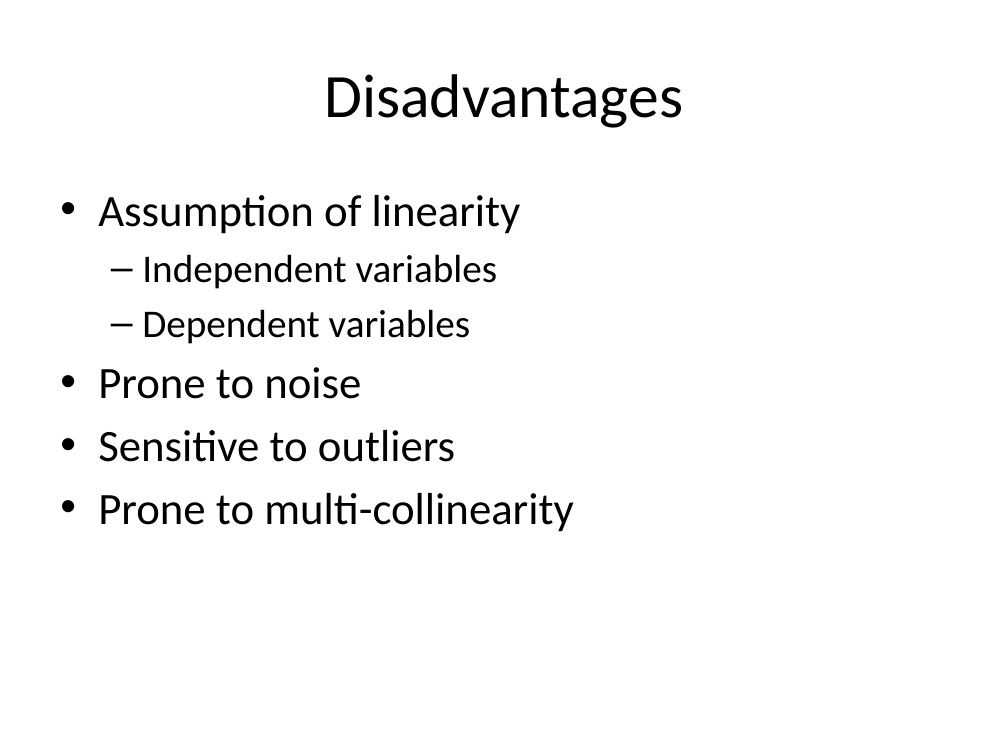
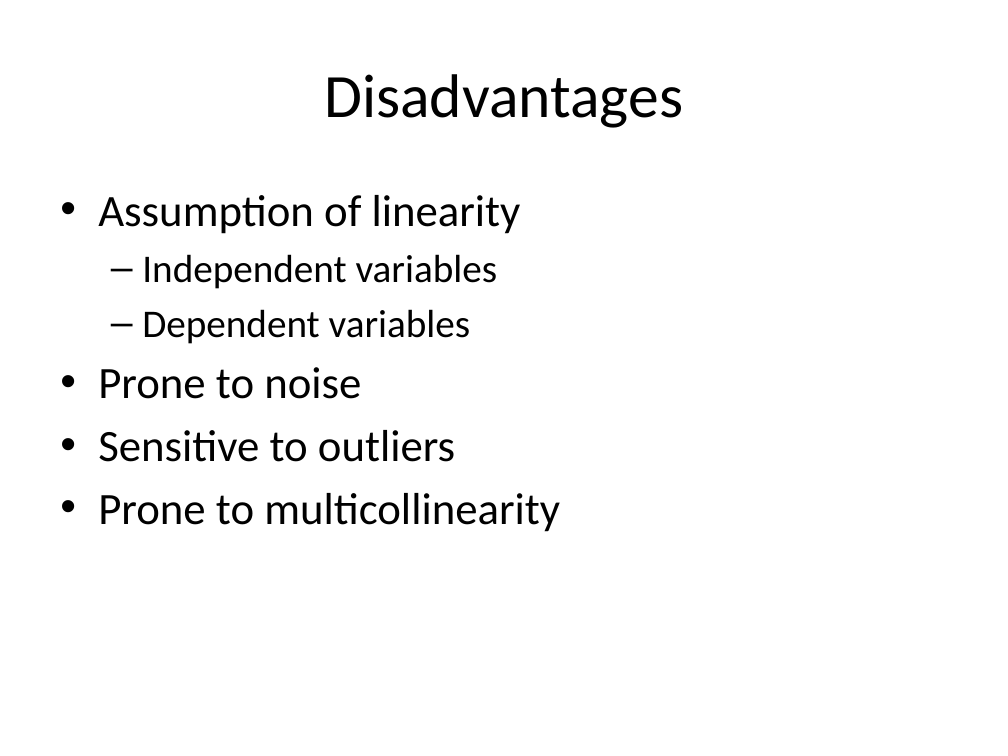
Before and after one commit to look4pritam/ArtificialIntelligence, a slide deck: slide 20 of MachineLearning/LinearRegression/LinearRegression.pptx (slide 19 before the commit). Drawn at 1008x756 pixels with LibreOffice and Linux fonts; fonts in the diff are those of the drawing. Boxes give left, top, right and bottom in pixels: in the first picture for what was removed or moved away, otherwise in the second. Text is boxed around its words. In the diff, an @@ line names an element or a change of style, - is before the commit and + after.

```diff
--- a/MachineLearning/LinearRegression/LinearRegression.pptx
+++ b/MachineLearning/LinearRegression/LinearRegression.pptx
@@ text at box(98, 493, 560, 532): text changed @@
-• Prone to multi-collinearity
+• Prone to multicollinearity
```
Also in this commit, not shown: 4 other slides changed, 2 slides added.
